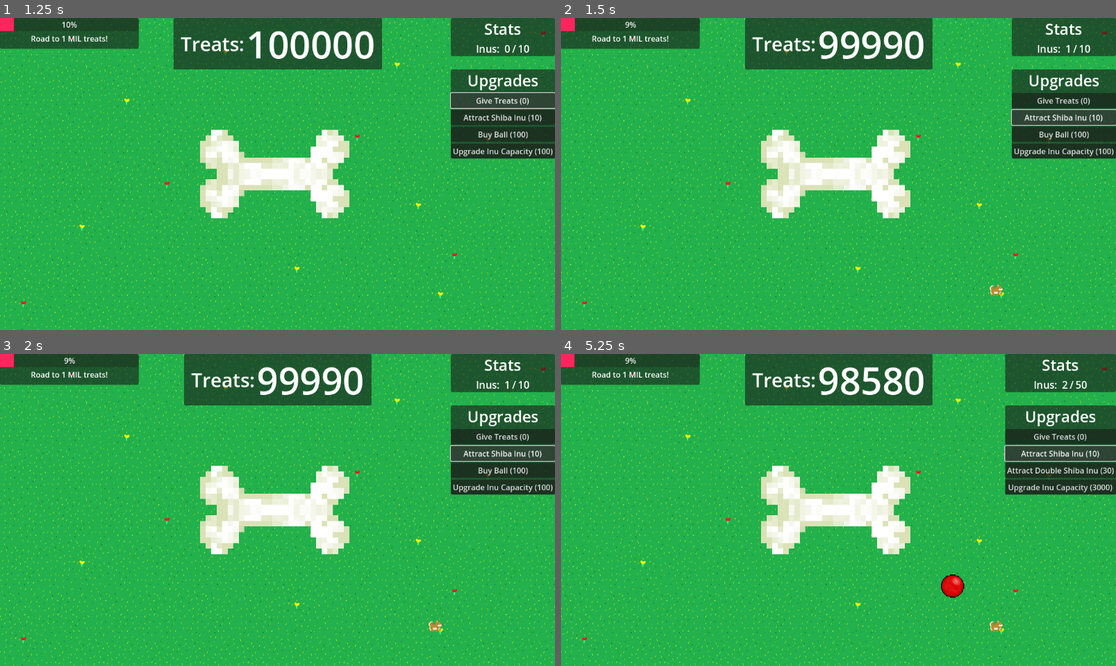
Above: before the commit, frames 1-4 (two rows, left to right).
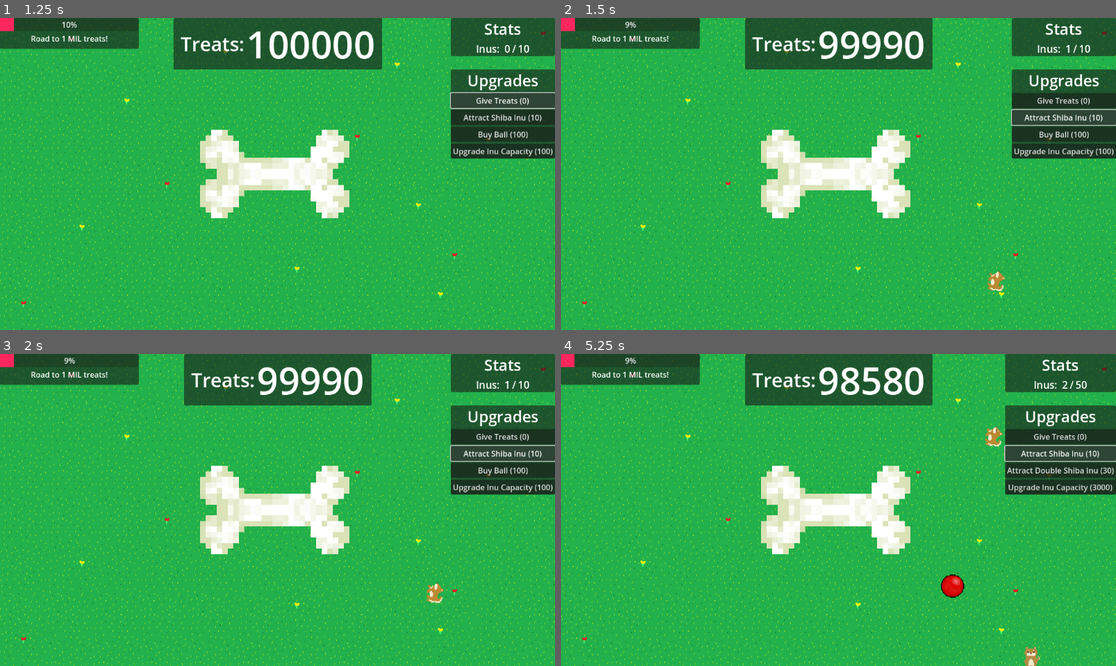
Above: after the commit, the same moments.

Repository: ejmejm/ShibaIdle
Game: Godot game, scene res://scenes/root.tscn
Two runs of this game, one before a commit and one after it. Both use one fixed random seed, a clock stepped at 60 frames per second and the inputs below.
Inputs:
- Up to frame 1 (1.25 s): click "Give Treats (0)" at 0.5 s
- Up to frame 2 (1.5 s): click "Attract Shiba Inu (10)" at 1.25 s
- Up to frame 3 (2 s): no input
- Up to frame 4 (5.25 s): click "Buy Ball (100)" at 2 s; click "Upgrade Inu Capacity (100)" at 2.75 s; click "Upgrade Ball (400)" at 3.5 s; click "Upgrade Inu Capacity (800)" at 4.25 s; click "Attract Shiba Inu (10)" at 5 s

Frame 1 is identical in both runs. In frame 2, 0.2% of the frame differs, in the area x 76-81%, y 81-90%; in frame 3, 0.2%; in frame 4, 0.3%, in the area x 76-87%, y 23-100%.

Commit message:
added animations for inu

Diff:
--- a/inus/shiba_inu.tscn
+++ b/inus/shiba_inu.tscn
@@ -2,35 +2,34 @@
 
 [ext_resource type="Script" path="res://scripts/inu_controller.gd" id="1_06t7d"]
 [ext_resource type="Script" path="res://scripts/inu.gd" id="1_lv3w0"]
-[ext_resource type="Texture2D" uid="uid://dyestbkxs8hw4" path="res://tmp_sprites/shiba_sprite.png" id="2_63yp4"]
 [ext_resource type="PackedScene" uid="uid://bmtny5iilm1dd" path="res://scenes/inu_stats.tscn" id="3_rf7co"]
-[ext_resource type="Texture2D" uid="uid://ca8emt14s0mhx" path="res://sprites/TestBasicWalk2.png" id="5_alian"]
+[ext_resource type="Texture2D" uid="uid://b4ftr87iai31r" path="res://sprites/BasicShibaSheet.png" id="4_0ermh"]
+[ext_resource type="Texture2D" uid="uid://degbw0qdhqwo4" path="res://sprites/BasicStanding.png" id="5_hi5uy"]
 
-[sub_resource type="CapsuleShape2D" id="CapsuleShape2D_qljsk"]
-radius = 12.0357
-height = 31.0368
+[sub_resource type="AtlasTexture" id="AtlasTexture_u62lj"]
+atlas = ExtResource("4_0ermh")
+region = Rect2(32, 0, 32, 32)
 
-[sub_resource type="AtlasTexture" id="AtlasTexture_18f1o"]
-atlas = ExtResource("5_alian")
-region = Rect2(0, 0, 32, 32)
-
-[sub_resource type="AtlasTexture" id="AtlasTexture_wdtnq"]
-atlas = ExtResource("5_alian")
-region = Rect2(32, 0, 32, 32)
+[sub_resource type="AtlasTexture" id="AtlasTexture_1t2q1"]
+atlas = ExtResource("4_0ermh")
+region = Rect2(64, 0, 32, 32)
 
 [sub_resource type="SpriteFrames" id="SpriteFrames_jcydp"]
 animations = [{
 "frames": [{
 "duration": 1.0,
-"texture": SubResource("AtlasTexture_18f1o")
+"texture": SubResource("AtlasTexture_u62lj")
 }, {
 "duration": 1.0,
-"texture": SubResource("AtlasTexture_wdtnq")
+"texture": SubResource("AtlasTexture_1t2q1")
 }],
 "loop": true,
 "name": &"default",
-"speed": 5.0
+"speed": 3.0
 }]
+
+[sub_resource type="RectangleShape2D" id="RectangleShape2D_ynpdj"]
+size = Vector2(20.5148, 30.8432)
 
 [node name="ShibaInu" type="Node2D"]
 script = ExtResource("1_lv3w0")
@@ -46,17 +45,19 @@
 script = ExtResource("1_06t7d")
 metadata/inu_type = "base_shiba_inu"
 
-[node name="ShibaSprite" type="Sprite2D" parent="Controller"]
+[node name="ShibaSprite" type="AnimatedSprite2D" parent="Controller"]
+scale = Vector2(1.5, 1.5)
+sprite_frames = SubResource("SpriteFrames_jcydp")
+frame_progress = 0.240196
+
+[node name="ShibaSpriteStationary" type="Sprite2D" parent="Controller"]
 visible = false
-texture = ExtResource("2_63yp4")
+scale = Vector2(1.5, 1.5)
+texture = ExtResource("5_hi5uy")
 
 [node name="CollisionShape2D" type="CollisionShape2D" parent="Controller"]
-position = Vector2(0, 1)
-rotation = 1.28291
-shape = SubResource("CapsuleShape2D_qljsk")
-
-[node name="AnimatedSprite2D" type="AnimatedSprite2D" parent="."]
-sprite_frames = SubResource("SpriteFrames_jcydp")
-frame_progress = 0.194893
+rotation = 1.5708
+scale = Vector2(1.6, 1.3)
+shape = SubResource("RectangleShape2D_ynpdj")
 
 [connection signal="ready" from="." to="." method="_on_ready"]
--- a/scenes/ball.tscn
+++ b/scenes/ball.tscn
@@ -4,7 +4,7 @@
 [ext_resource type="Texture2D" uid="uid://bkatuxokw8u1j" path="res://sprites/red_ball_no_tint.png" id="1_s3vo5"]
 [ext_resource type="Texture2D" uid="uid://d0117u13op3vy" path="res://sprites/red_ball_tint_tint.png" id="2_t6d7x"]
 [ext_resource type="Script" path="res://scripts/tint_sprite.gd" id="3_jxa0h"]
-[ext_resource type="AudioStream" uid="uid://betxkpy8w8m4t" path="res://audio/ThrowBallSound.wav" id="5_xnwsm"]
+[ext_resource type="AudioStream" uid="uid://betxkpy8w8m4t" path="res://Audio/ThrowBallSound.wav" id="5_xnwsm"]
 
 [sub_resource type="CircleShape2D" id="CircleShape2D_t0onb"]
 radius = 16.0
--- a/scripts/inu_controller.gd
+++ b/scripts/inu_controller.gd
@@ -16,6 +16,8 @@
 var bounding_box: Rect2
 var ball: BallController
 var player_stats: PlayerStats
+@onready var animated_sprite: AnimatedSprite2D = $ShibaSprite
+@onready var sprite: Sprite2D = $ShibaSpriteStationary
 @onready var inu_stats: InuStats = %InuStats
 
 
@@ -44,6 +46,7 @@
 		push_error("Bounding box shape must be a RectangleShape2D!")
 
 	set_physics_process(should_walk)
+	animated_sprite.play()
 
 
 func _on_ball_rolled(location: Vector2, radius: float):
@@ -68,6 +71,13 @@
 		if global_position.distance_to(target_position) <= TARGET_EQ_THRESHOLD:
 			stop_movement()
 
+	if velocity.y == 0 and velocity.x == 0:
+		animated_sprite.visible = false
+		sprite.visible = true
+	else:
+		animated_sprite.visible = true
+		sprite.visible = false
+
 
 func choose_random_spot() -> Vector2:
 	# Pick a random point within the bounding box
@@ -91,6 +101,14 @@
 	velocity = direction * 100 * inu_stats.speed # Adjust speed as needed
 	move_and_slide()
 
+	#determine direction inu should face
+	if velocity.x > 0:
+		animated_sprite.flip_v = 0
+		animated_sprite.rotation = velocity.angle()
+	else:
+		animated_sprite.flip_v = 1
+		animated_sprite.rotation = velocity.angle()
+
 	if get_slide_collision_count() > 0:
 		stop_movement()
 		var collision := get_slide_collision(0)
Not shown, changed: audio/AlienSpawn.wav.import
Not shown, changed: audio/BACKGROUND.mp3.import
Not shown, changed: audio/BuildBuildingSound.mp3.import
Not shown, changed: audio/SELECTION.mp3.import
Not shown, changed: audio/ShibaSpawnSound.mp3.import
Not shown, changed: audio/ThrowBallSound.wav.import
Binary file added: sprites/BasicShibaSheet.png
Not shown, added: sprites/BasicShibaSheet.png.import
Binary file added: sprites/BasicStanding.png
Not shown, changed: sprites/BasicStanding.png.import
Renamed: sprites/TestBasicWalk.png -> tmp_sprites/TestBasicWalk.png
Not shown, added: tmp_sprites/TestBasicWalk.png.import
(and 6 more such lines)
